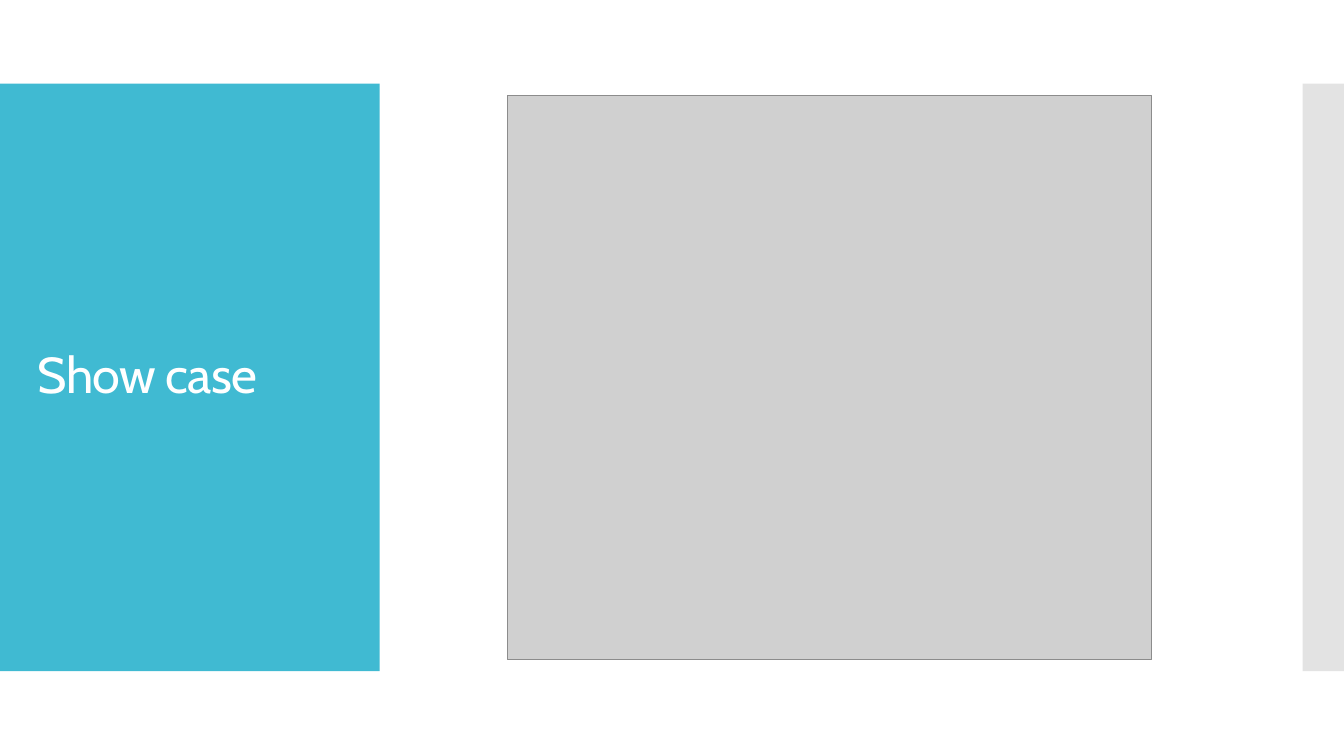
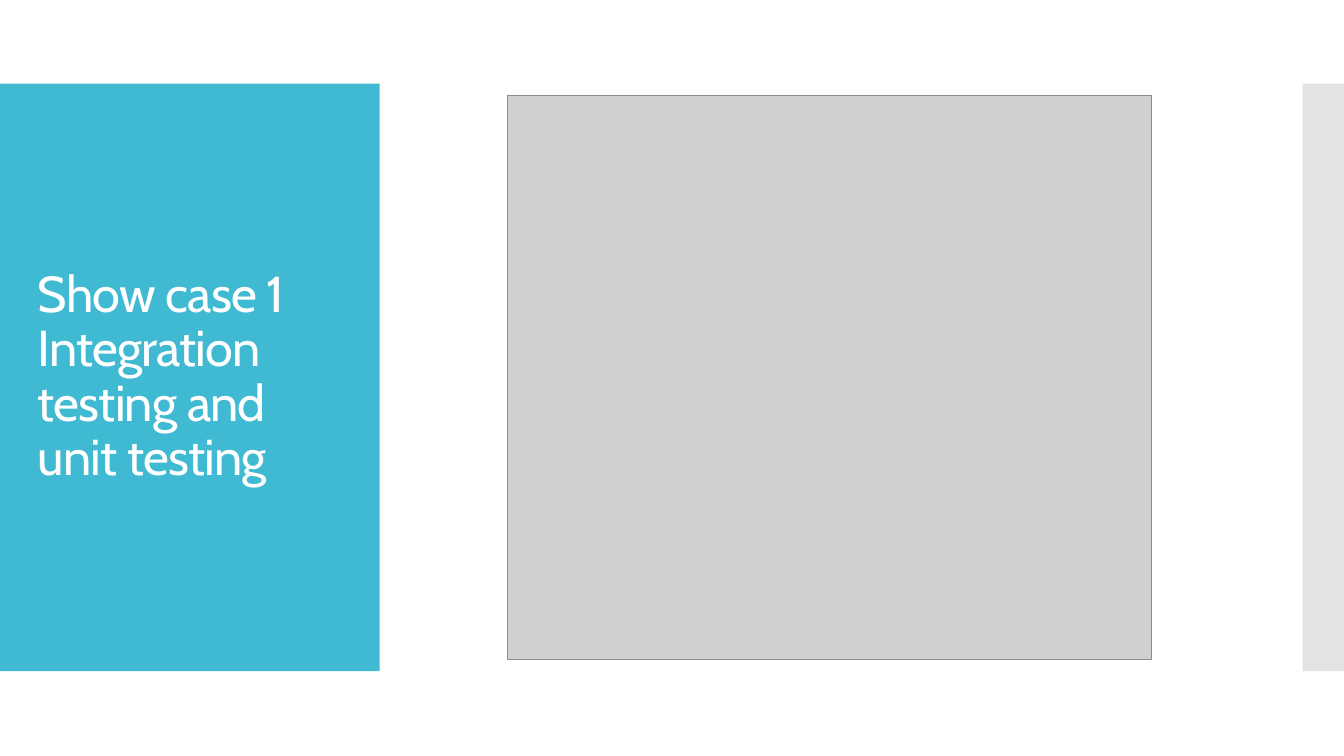
Before and after one commit to ivlahek/presentation.testing, a slide deck: slide 8 of Presentation.pptx. Drawn at 1344x756 pixels with LibreOffice and Linux fonts; fonts in the diff are those of the drawing; grey boxes stand for pictures. Boxes give left, top, right and bottom in pixels: in the first picture for what was removed or moved away, otherwise in the second. Text is boxed around its words. In the diff, an @@ line names an element or a change of style, - is before the commit and + after.

```diff
--- a/Presentation.pptx
+++ b/Presentation.pptx
@@ title at (x1=38, y1=274, x2=285, y2=486): text changed @@
-Show case
+Show case 1
+Integration testing and unit testing
```
Also in this commit, not shown: 3 other slides changed, 5 slides added.
